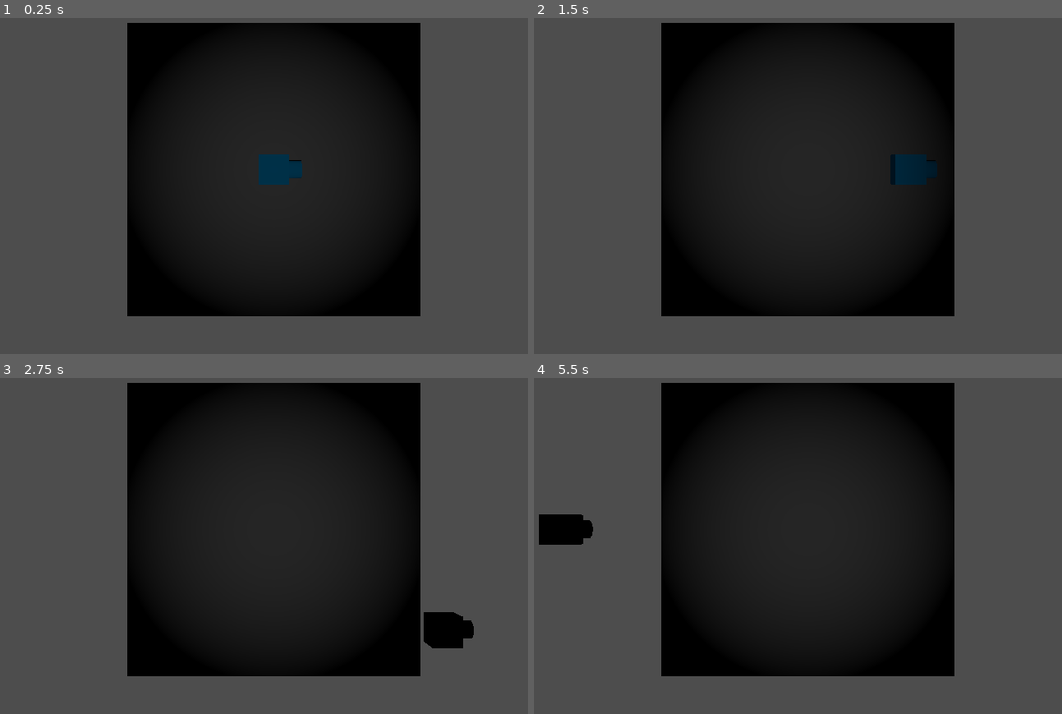
Above: before the commit, frames 1-4 (two rows, left to right).
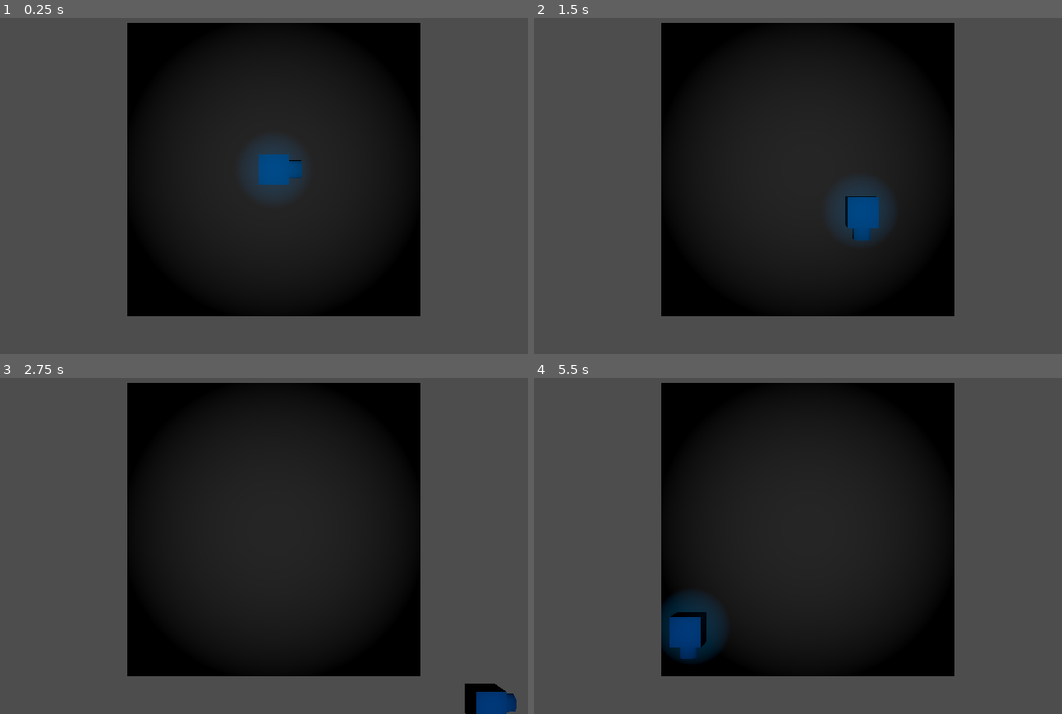
Above: after the commit, the same moments.

Repository: jwitherell/godot_arcade
Game: Godot game, scene res://scenes/world_root.tscn
Same seed, same stepped clock (60 frames per second), same inputs: the game is played once before the commit and once after it.
Inputs:
- Up to frame 1 (0.25 s): no input
- Up to frame 2 (1.5 s): tap Enter at 0.5 s; hold D (right) 0.53-1.28 s; hold S (down) from 1.28 s (still down)
- Up to frame 3 (2.75 s): release S (down) at 2.03 s; hold D (right) from 2.03 s (still down)
- Up to frame 4 (5.5 s): release D (right) at 2.78 s; hold W (up) 2.78-3.53 s; hold A (left) 3.53-5.03 s; hold S (down) from 5.03 s (still down)

The runs differ from the first frame. In frame 1, 1.3% of the frame differs, in the area x 46-58%, y 37-54%; in frame 2, 2.1%; in frame 3, 1.7%; in frame 4, 2.7%, in the area x 0-37%, y 40-85%.

Commit message:
minor changes

Diff:
--- a/scenes/player.tscn
+++ b/scenes/player.tscn
@@ -48,11 +48,6 @@
 [node name="player" type="CharacterBody3D"]
 script = ExtResource("1_aolpb")
 
-[node name="SpotLight3D" type="SpotLight3D" parent="."]
-transform = Transform3D(1, 0, 0, 0, -4.37114e-08, 1, 0, -1, -4.37114e-08, 0, 35.7257, 0)
-layers = 2
-shadow_enabled = true
-
 [node name="player_collider" type="CollisionShape3D" parent="."]
 transform = Transform3D(1, 0, 0, 0, 1, 0, 0, 0, 1, 0.00598145, 0.000579834, -0.00219727)
 shape = SubResource("BoxShape3D_he1aw")
@@ -61,3 +56,8 @@
 transform = Transform3D(1, 0, 0, 0, 1, 0, 0, 0, 1, -0.00598145, -0.000579834, 0.00219727)
 mesh = SubResource("ArrayMesh_ym6qq")
 skeleton = NodePath("")
+
+[node name="spotlight" type="SpotLight3D" parent="."]
+transform = Transform3D(1, 0, 0, 0, -4.37114e-08, 1, 0, -1, -4.37114e-08, 0, 37.6671, 0)
+spot_range = 40.0317
+spot_angle = 8.7
--- a/scripts/player.gd
+++ b/scripts/player.gd
@@ -3,14 +3,14 @@
 var move_direction: Vector3
 var move_direction_time: float
 
-@export var move_speed = 10.0
+@export var move_speed = 5.0
 
 # The player has to face in a direction this long before they start moving
 @export var move_time_delay:float = 0.5
 
 # If this is ever set to non-null, it indicates that the player should have this material
 # set as their main material (it will then be set to null)
-var desired_material = null
+var desired_material:StandardMaterial3D = null
 
 func _start():
 	move_direction = Vector3(0, 0, 0)
@@ -20,30 +20,49 @@
 
 func set_material(mat):
 	$player_collider/player_mesh.set_surface_override_material(0, mat)
+	$spotlight.light_color = mat.albedo_color
+
 
 
 func set_direction(v, delta):
 	print("v = " + str(v))
 
+	# Pessimistically set the velocity to zero
+	velocity = Vector3(0, 0, 0)
+
 	# if there is any indication of movement, adjust aim angle, even if we don't actually move
 	if v.dot(v) > 0:
-		var angle = rad_to_deg(atan2(v.y, v.x))
+		# The player is indicating a direction -- make them face that way
+		var angle = atan2(-v.z, v.x)
 		$player_collider.rotation = Vector3(0, angle, 0)
 
+		# The user must indicate movement for move_time_delay seconds before they actually start moving.
+		# Once in motion, however, they can change directions any time they wish
+		if move_direction_time >= move_time_delay:
+			# The player should move in the direction they're facing
+			velocity = v.normalized() * move_speed
+		else:
+			# The player's waiting -- just adjust time
+			move_direction_time += delta
+	else:
+		# The player's not indicating a direction of movement -- reset the timer
+		move_direction_time = 0
+
+
 	# Now, see if the player has been facing this direction long enough to warrant a move
-	velocity = Vector3(0, 0, 0)
-	if v == move_direction:
-		if move_direction_time < move_time_delay:
+	#velocity = Vector3(0, 0, 0)
+	#if v == move_direction:
+	#	if move_direction_time < move_time_delay:
 			# The player is still moving in the new direction -- increment the timer
-			move_direction_time += delta
+
 			# If this is now long enough, make it the
-		else:
+	#	else:
 			# The player has been facing long enough -- move them
-			velocity = v.normalized() * move_speed
-	else:
+
+	#else:
 		# This is a new direction -- set it and reset the timer
-		move_direction = v
-		move_direction_time = 0.0
+	#	move_direction = v
+	#	move_direction_time = 0.0
 
 func _process(delta):
 	if desired_material != null:
